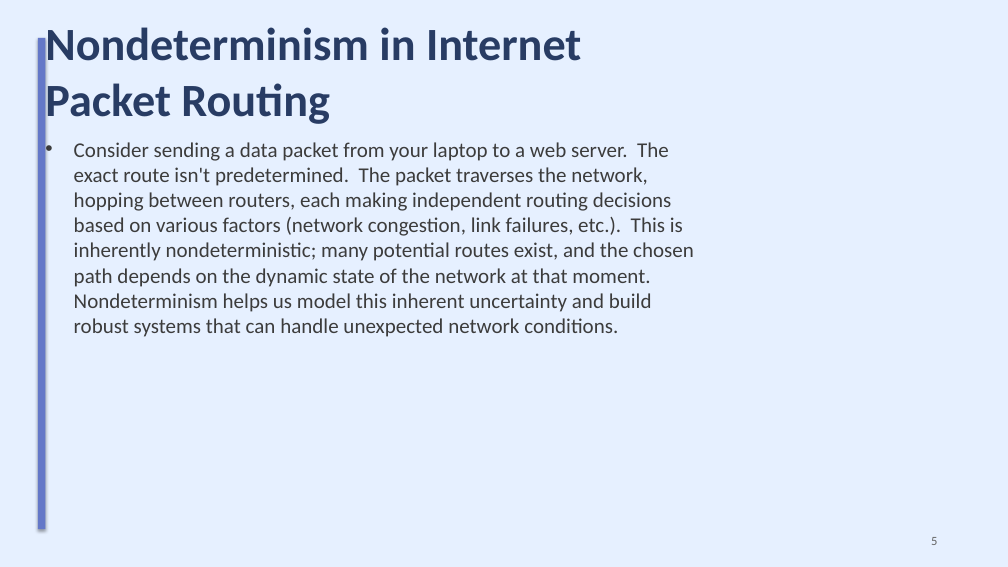
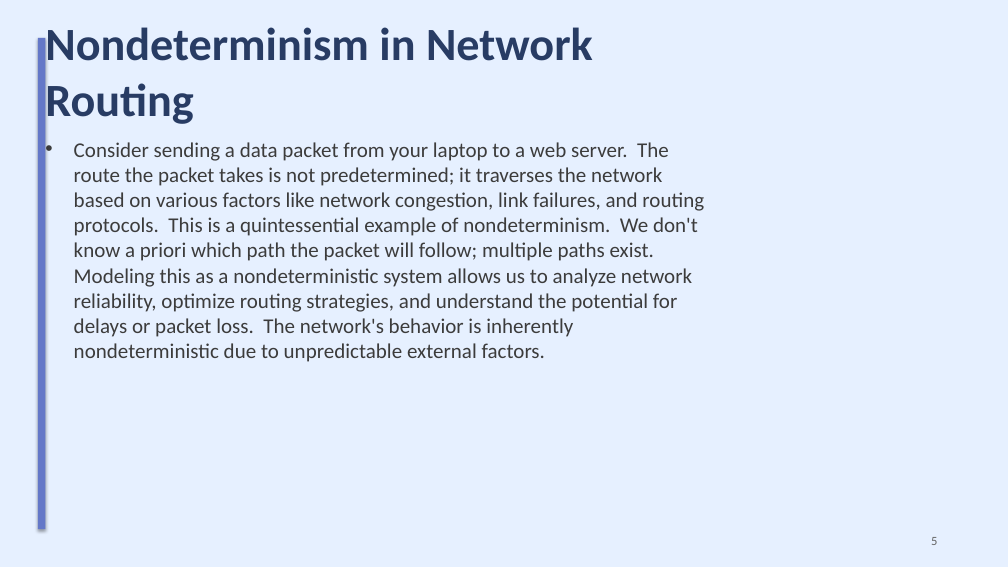
Before and after one commit to sanskarsri26/pdf-to-lecture, a slide deck: slide 5 of Styled_Slides.pptx. Drawn at 1008x567 pixels with LibreOffice and Linux fonts; fonts in the diff are those of the drawing. Boxes give left, top, right and bottom in pixels: in the first picture for what was removed or moved away, otherwise in the second. Text is boxed around its words. In the diff, an @@ line names an element or a change of style, - is before the commit and + after.

```diff
--- a/Styled_Slides.pptx
+++ b/Styled_Slides.pptx
@@ title at [45, 27, 593, 127]: text changed @@
-Nondeterminism in Internet Packet Routing
+Nondeterminism in Network Routing
@@ text at [74, 142, 704, 362]: text changed @@
-• Consider sending a data packet from your laptop to a web server. The exact route isn't predetermined. The packet traverses the network, hopping between routers, each making independent routing decisions based on various factors (network congestion, link failures, etc.). This is inherently nondeterministic; many potential routes exist, and the chosen path depends on the dynamic state of the network at that moment. Nondeterminism helps us model this inherent uncertainty and build robust systems that can handle unexpected network conditions.
+• Consider sending a data packet from your laptop to a web server. The route the packet takes is not predetermined; it traverses the network based on various factors like network congestion, link failures, and routing protocols. This is a quintessential example of nondeterminism. We don't know a priori which path the packet will follow; multiple paths exist. Modeling this as a nondeterministic system allows us to analyze network reliability, optimize routing strategies, and understand the potential for delays or packet loss. The network's behavior is inherently nondeterministic due to unpredictable external factors.
```
Also in this commit, not shown: 8 other slides changed, 1 slide removed, 7 other files.
